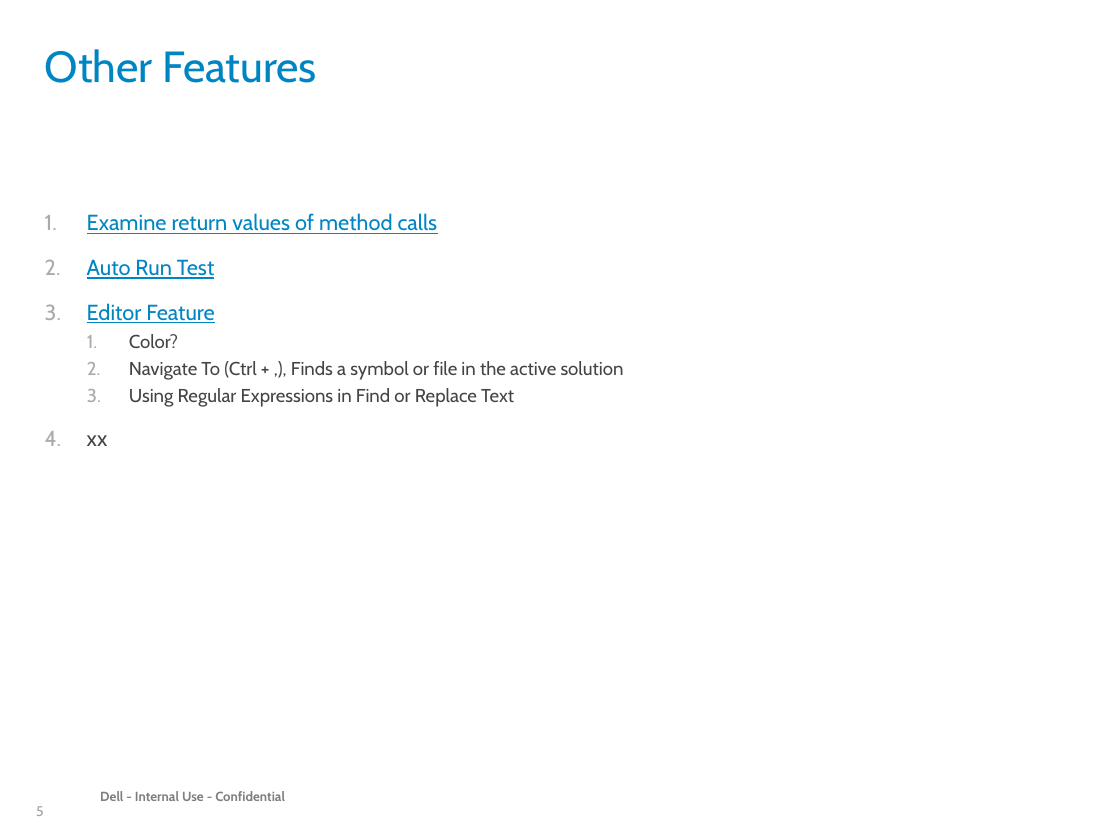
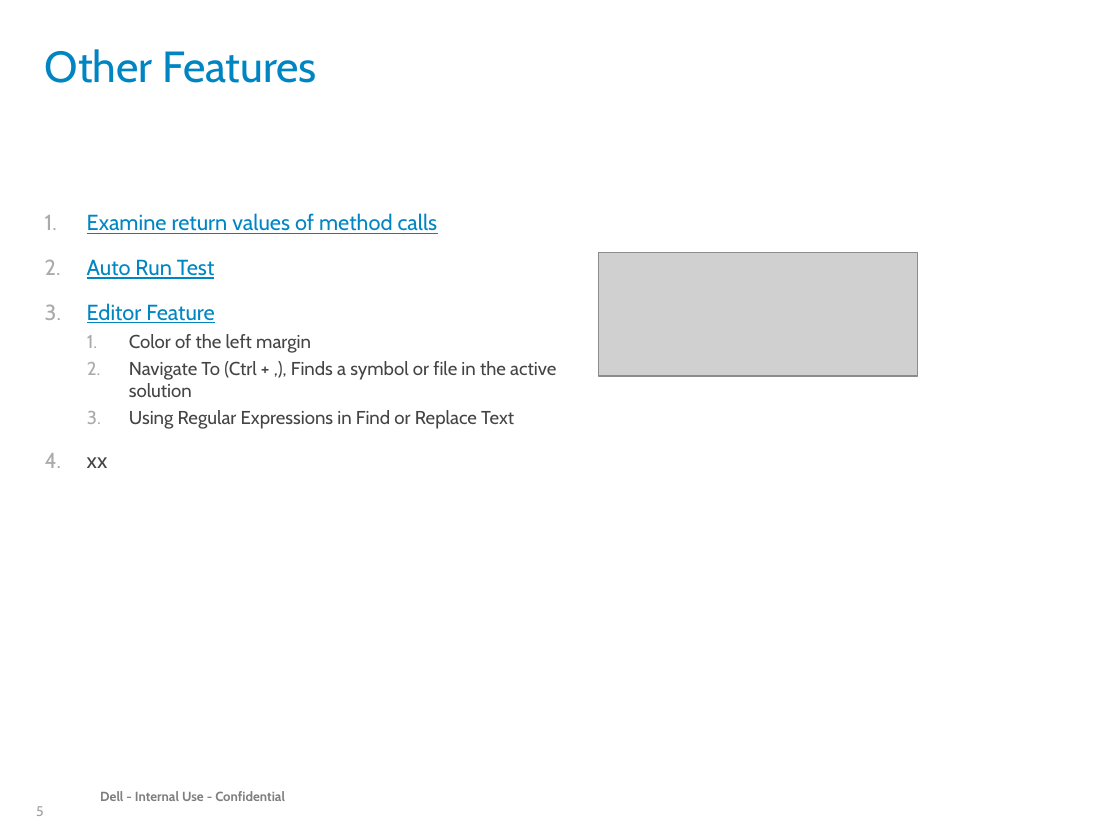
Before and after one commit to RobFeng-Quest/VS2013_NewFeatureDEMO, a slide deck: slide 5 of Document/New Features at VS Ultimate 2013.pptx. Drawn at 1120x840 pixels with LibreOffice and Linux fonts; fonts in the diff are those of the drawing; grey boxes stand for pictures; background and template pictures are left out. Boxes give left, top, right and bottom in pixels: in the first picture for what was removed or moved away, otherwise in the second. Text is boxed around its words. In the diff, an @@ line names an element or a change of style, - is before the commit and + after.

```diff
--- a/Document/New Features at VS Ultimate 2013.pptx
+++ b/Document/New Features at VS Ultimate 2013.pptx
@@ picture added at (x1=599, y1=252, x2=917, y2=375) @@
@@ text at (x1=129, y1=334, x2=311, y2=353): text changed @@
-  1. Color?
+  1. Color of the left margin
```
Also in this commit, not shown: 1 other slide changed, 1 other file.
